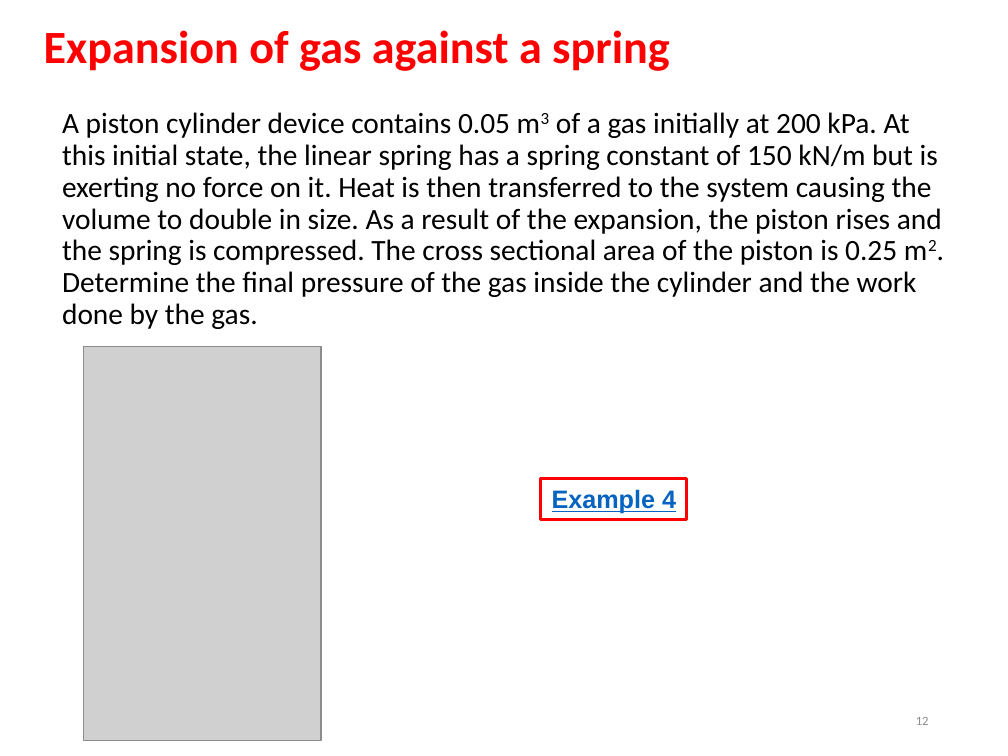
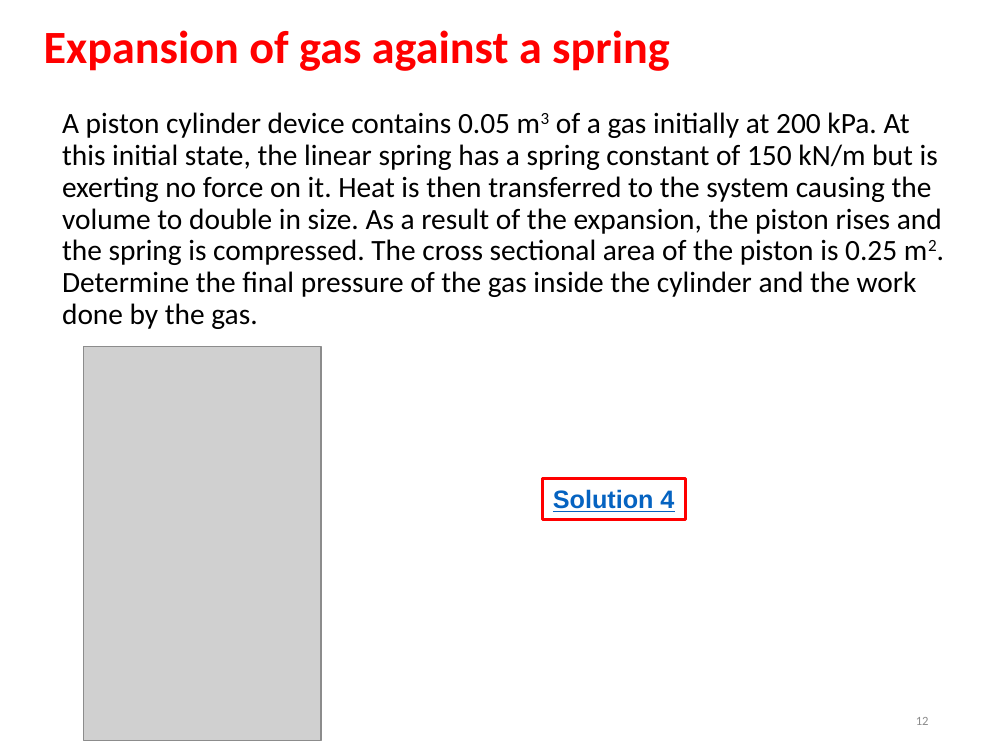
Before and after one commit to longapalooza/ENGR222, a slide deck: slide 12 of 06.Closed Systems.pptx. Drawn at 1008x756 pixels with LibreOffice and Linux fonts; fonts in the diff are those of the drawing; grey boxes stand for pictures. Boxes give left, top, right and bottom in pixels: in the first picture for what was removed or moved away, otherwise in the second. Text is boxed around its words. In the diff, an @@ line names an element or a change of style, - is before the commit and + after.

```diff
--- a/06.Closed Systems.pptx
+++ b/06.Closed Systems.pptx
@@ text in rectangle at (553,489,674,512): text changed @@
-Example 4
+Solution 4
```
Also in this commit, not shown: 5 other slides changed.
